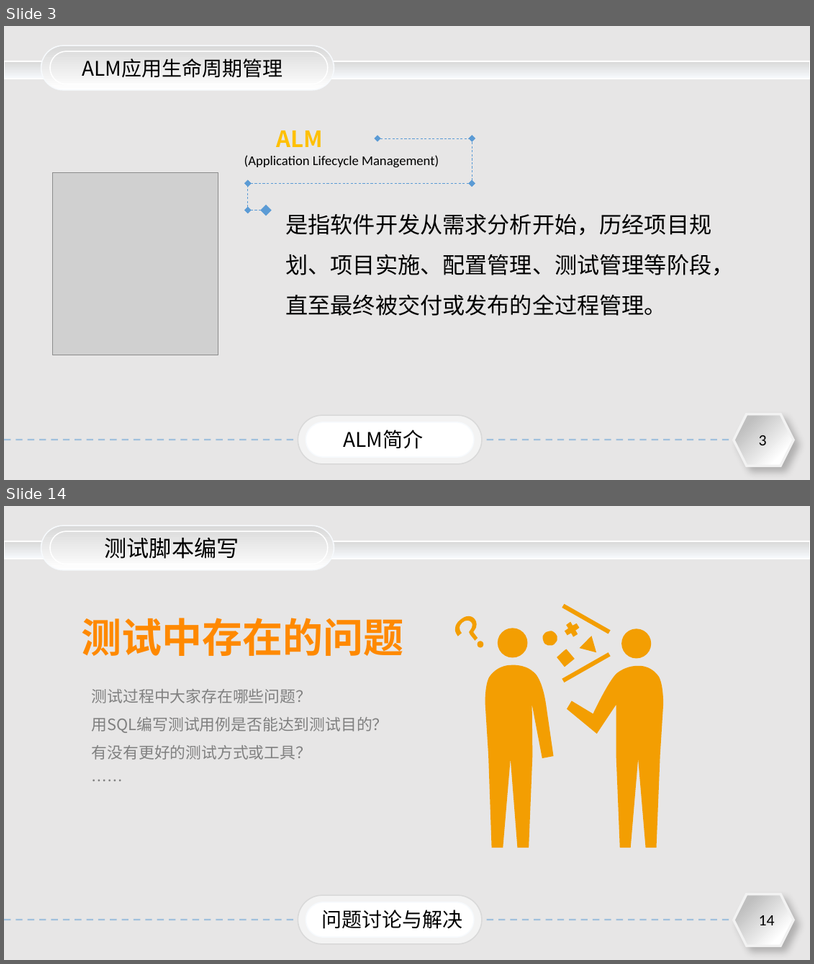
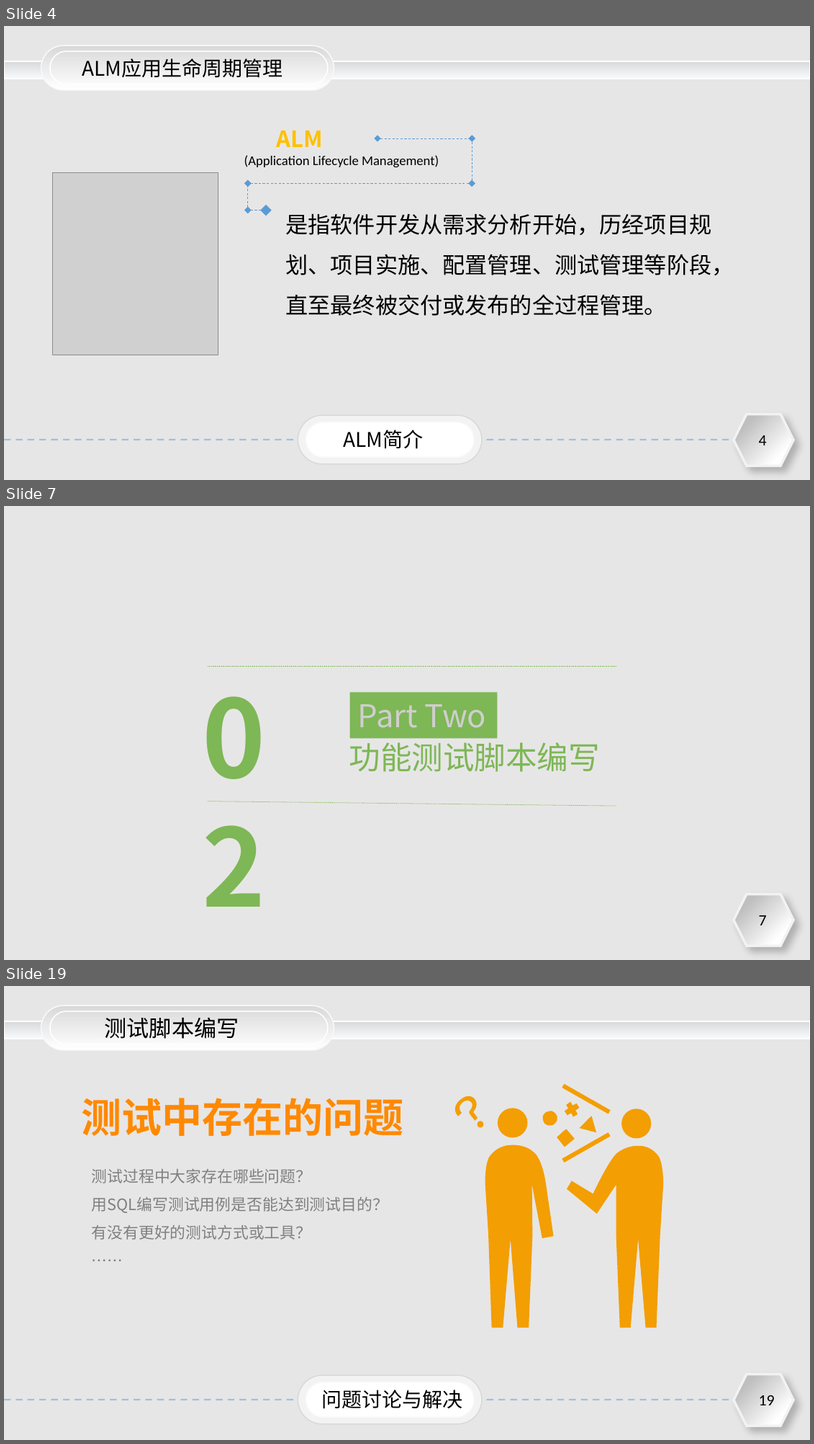
Before and after one commit to jimmyue/skills, a slide deck: 如何用SQL编写测试用例.pptx. Shown one above the other, each under a label of ours: slides 3 and 14 before the commit, slides 4, 7 and 19 after it; the slides between them are not shown. The pictures are 814x964 and 814x1444 pixels, drawn with LibreOffice and Linux fonts; fonts in the diff are those of the drawing; grey boxes stand for pictures. Boxes give left, top, right and bottom in pixels: in the first picture for what was removed or moved away, otherwise in the second. Text is boxed around its words. In the diff, an @@ line names an element or a change of style, - is before the commit and + after.

```diff
--- a/如何用SQL编写测试用例.pptx
+++ b/如何用SQL编写测试用例.pptx
@@ slide 7 added at (x1=4, y1=506, x2=810, y2=960), background #E7E6E6; not listed: 2 template elements that a slide beside it also shows @@
@@ text added at (x1=194, y1=666, x2=320, y2=804), 96 pt, text #7EB756, bold @@
+02
@@ line added from (208, 667) to (617, 667), #7EB756 0.5 pt dashed @@
@@ rectangle added at (x1=350, y1=692, x2=497, y2=739), fill #7EB756, 28 pt, text #D0CECE @@
+Part Two
@@ text added at (x1=350, y1=737, x2=600, y2=772), 28 pt, text #7EB756 @@
+功能测试脚本编写
@@ line added from (208, 801) to (617, 806), #7EB756 0.5 pt dashed @@
@@ what was slide 3 is now slide 4 @@
@@ page number at (x1=759, y1=435, x2=767, y2=445): text changed @@
-3
+4
@@ what was slide 14 is now slide 19 @@
@@ page number at (x1=759, y1=1395, x2=775, y2=1405): text changed @@
-14
+19
```
Also in this commit, not shown: 9 slides changed, 7 other slides added, 3 slides removed.
